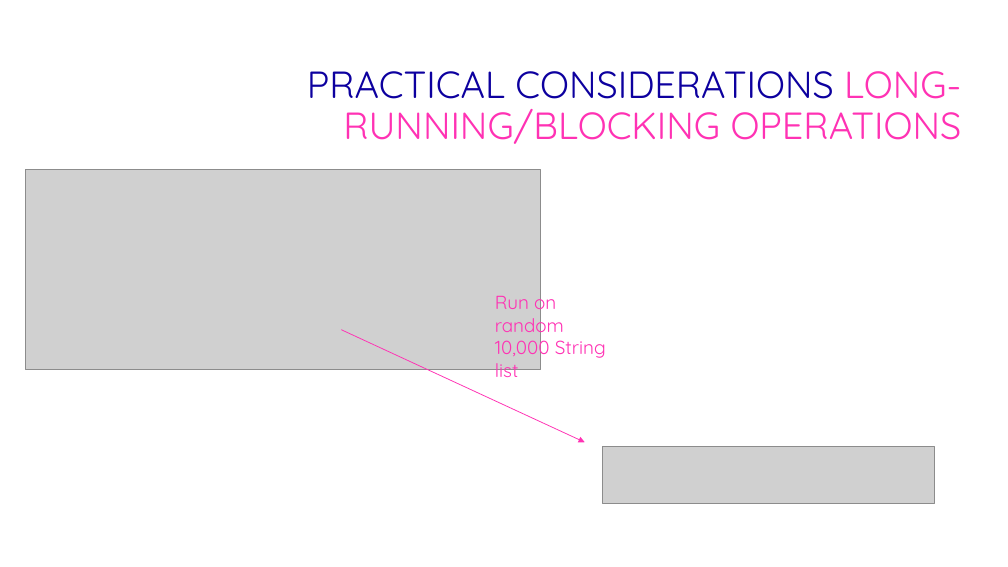
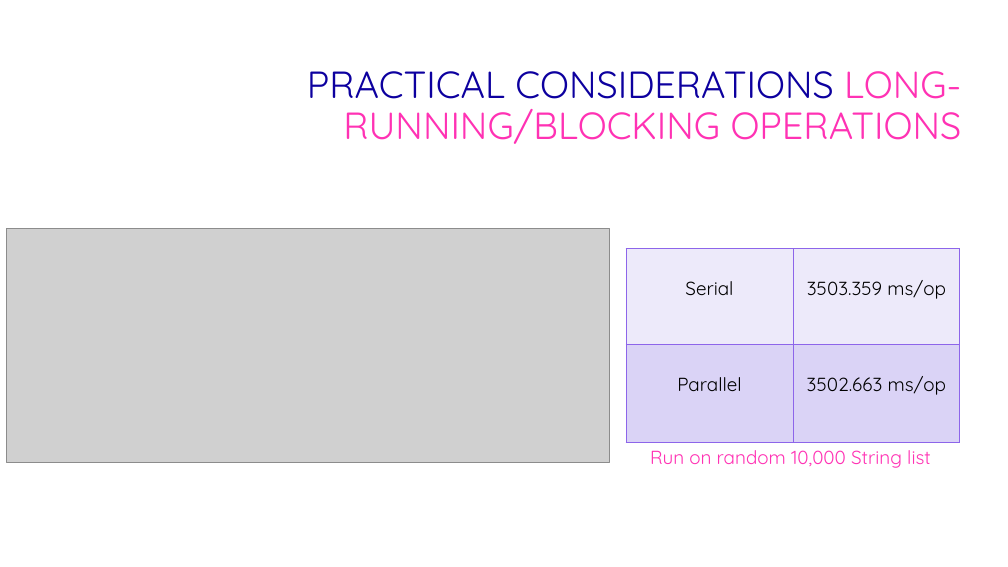
Before and after one commit to ethwillz/coms430, a slide deck: slide 9 of src/parallel_streams_presentation/p_stream_presentation.pptx. Drawn at 1008x567 pixels with LibreOffice and Linux fonts; fonts in the diff are those of the drawing; grey boxes stand for pictures; background and template pictures are left out. Boxes give left, top, right and bottom in pixels: in the first picture for what was removed or moved away, otherwise in the second. Text is boxed around its words. In the diff, an @@ line names an element or a change of style, - is before the commit and + after.

```diff
--- a/src/parallel_streams_presentation/p_stream_presentation.pptx
+++ b/src/parallel_streams_presentation/p_stream_presentation.pptx
@@ picture: place and size @@
-picture at <box>26,169,541,370</box>
+picture at <box>7,228,609,462</box>
@@ table added at <box>626,249,960,442</box>, 2 rows, 2 columns @@
+Serial | 3503.359 ms/op
+Parallel | 3502.663 ms/op
@@ arrow removed from (341, 330) to (585, 442) @@
@@ picture removed at <box>602,446,935,504</box> @@
@@ text "Run on random 10,000 String ..." rewrapped from <box>495,289,606,383</box> to <box>650,450,931,468</box> @@
```
Also in this commit, not shown: 6 other slides changed, 24 other files.
